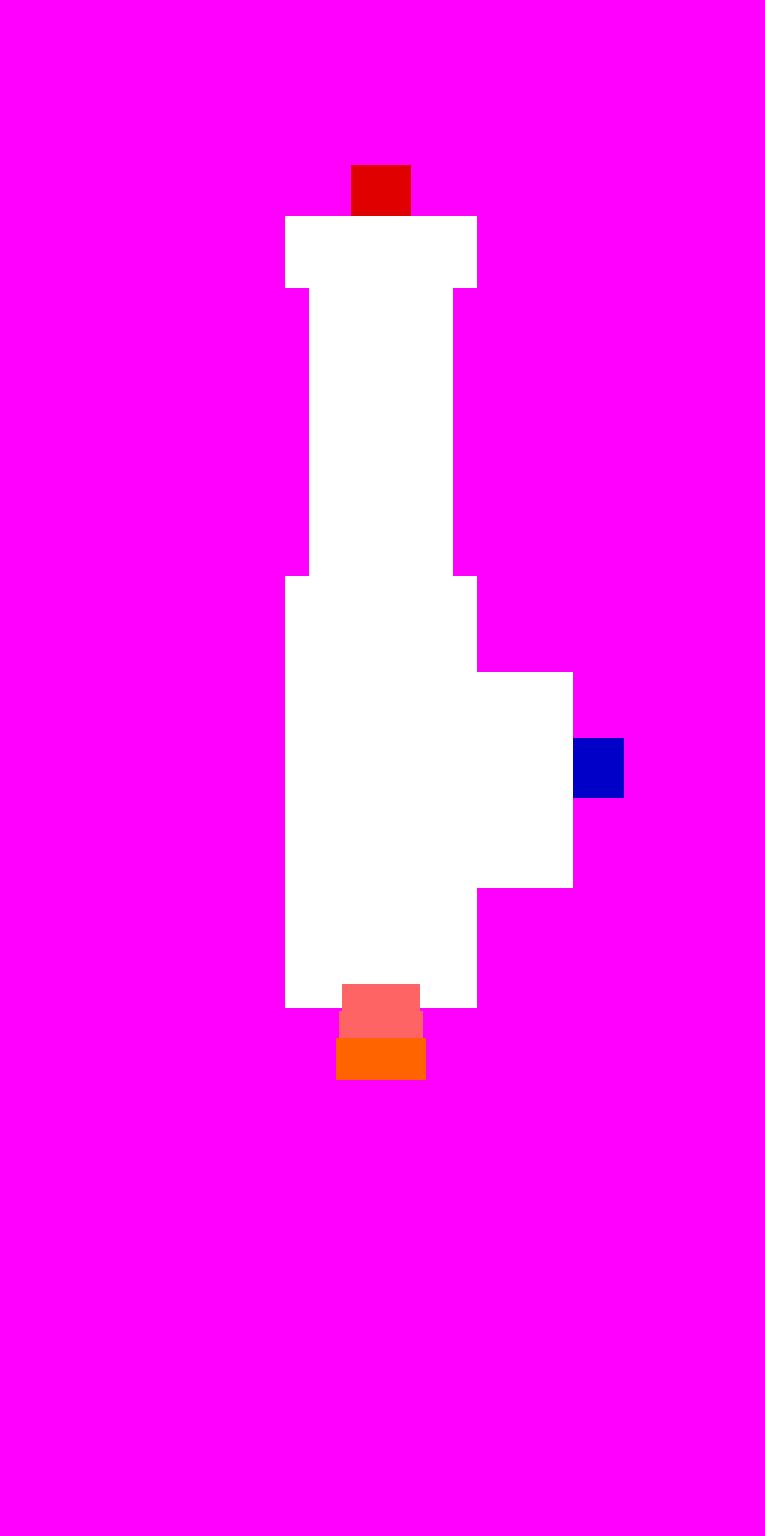
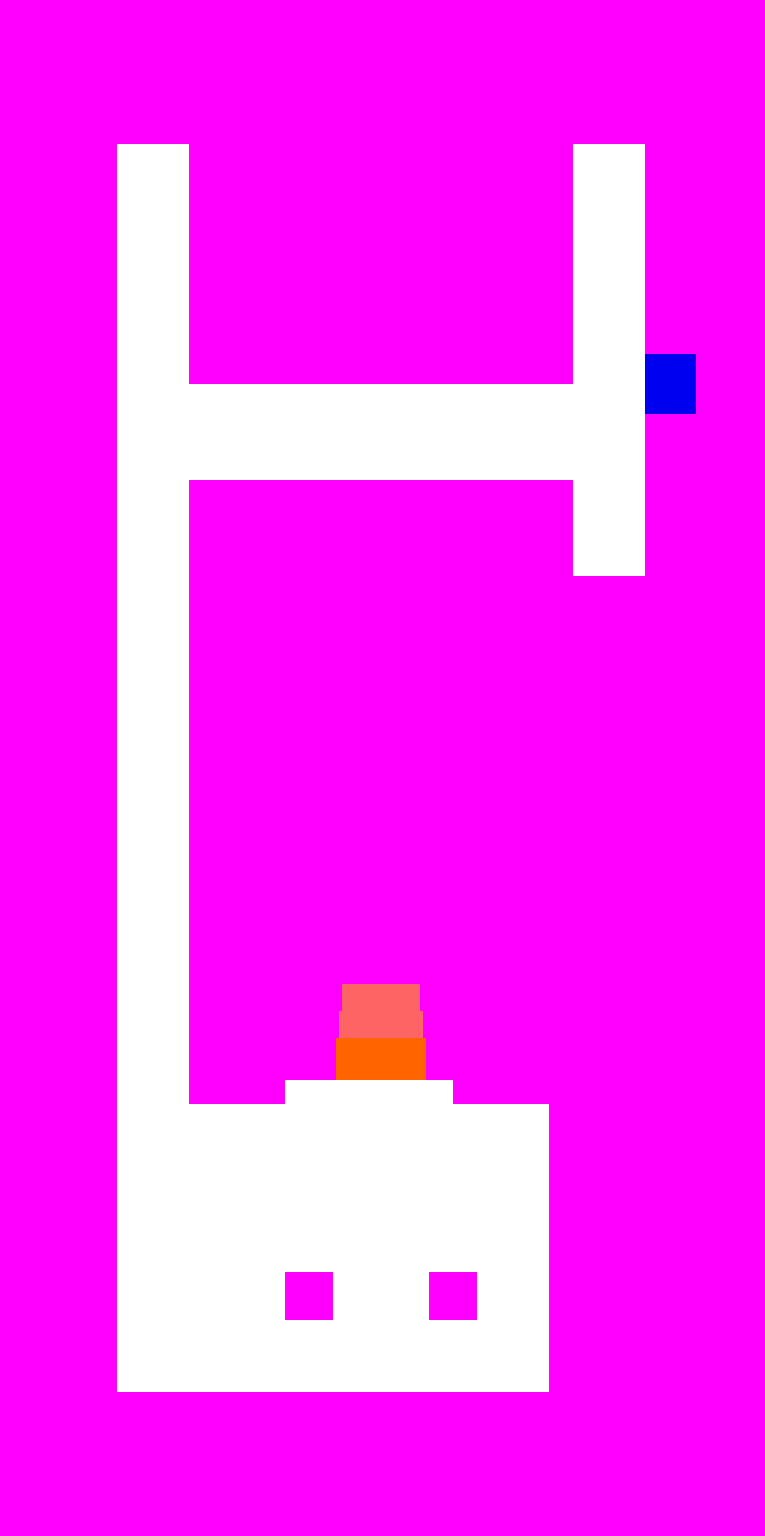
The second 765 × 1536 image is a revision of the first. Changes to its layers:
showed "Door2F", painted on it over [645, 354, 696, 414]
showed "Ground2F" over [117, 144, 645, 1392]
hid "Door1F" over [351, 165, 624, 798]
hid "Ground1F" over [285, 216, 573, 1008]
